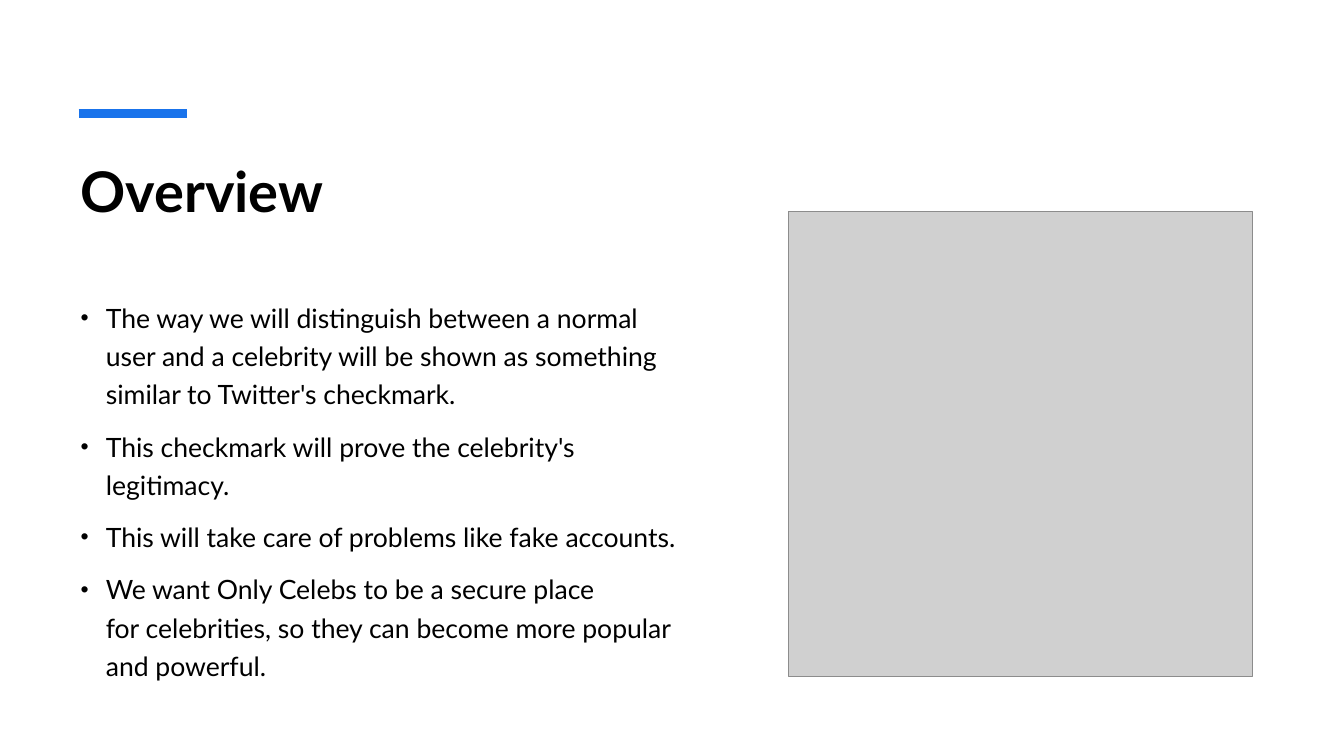
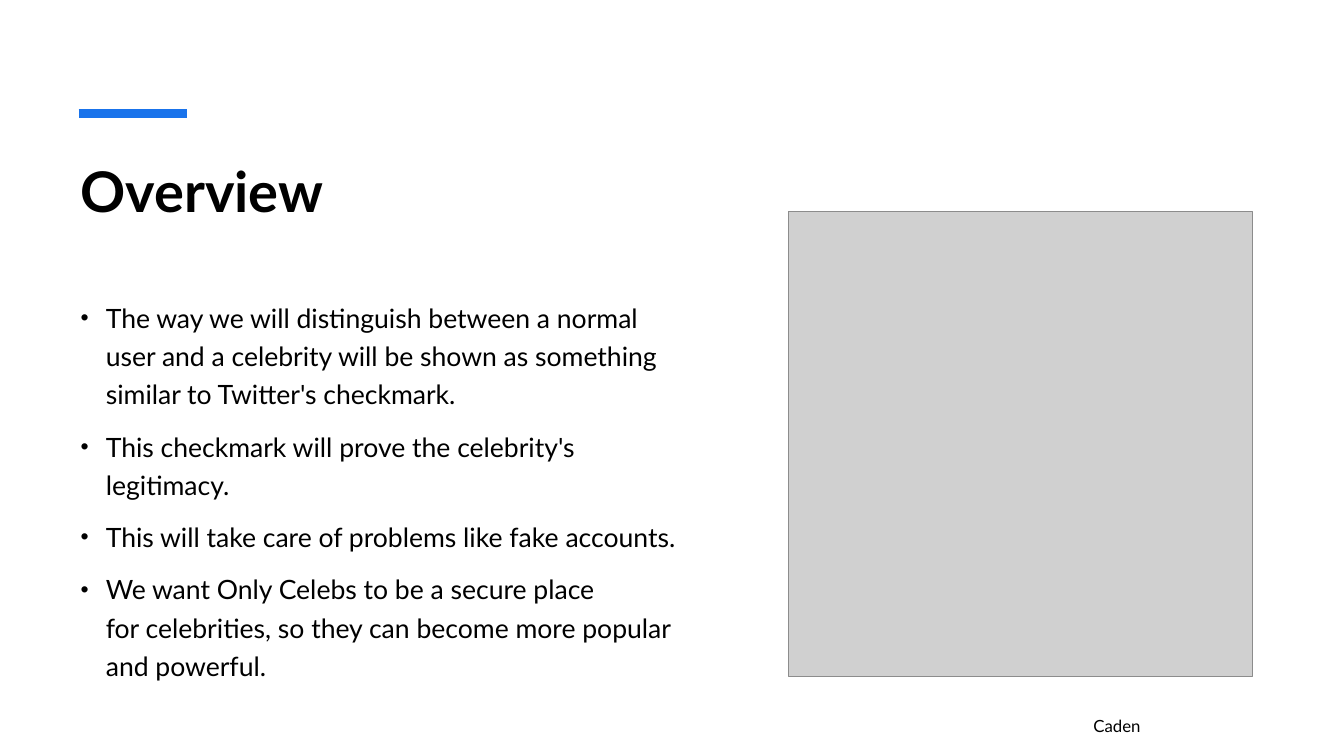
Before and after one commit to JeffCompasClassrooms/cs2450-youface-fall2025-cadence, a slide deck: slide 4 of Pitch Your Project-Cadence.pptx. Drawn at 1344x756 pixels with LibreOffice and Linux fonts; fonts in the diff are those of the drawing; grey boxes stand for pictures. Boxes give left, top, right and bottom in pixels: in the first picture for what was removed or moved away, otherwise in the second. Text is boxed around its words. In the diff, an @@ line names an element or a change of style, - is before the commit and + after.

```diff
--- a/Pitch Your Project-Cadence.pptx
+++ b/Pitch Your Project-Cadence.pptx
@@ text added at box(1093, 719, 1140, 732), 12 pt, text #000000 @@
+Caden
```
Also in this commit, not shown: 9 other slides changed.
